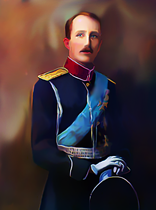
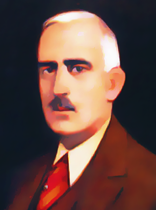
Revision of a layered w=156, h=210 image; what changed, layer by layer:
added layer "Kurven 1" (2nd of 19) above "Kurven 1" over box(0, 0, 156, 210)
added layer "Kurven 1" (3rd of 19) above "Kurven 1" over box(0, 0, 156, 210)
